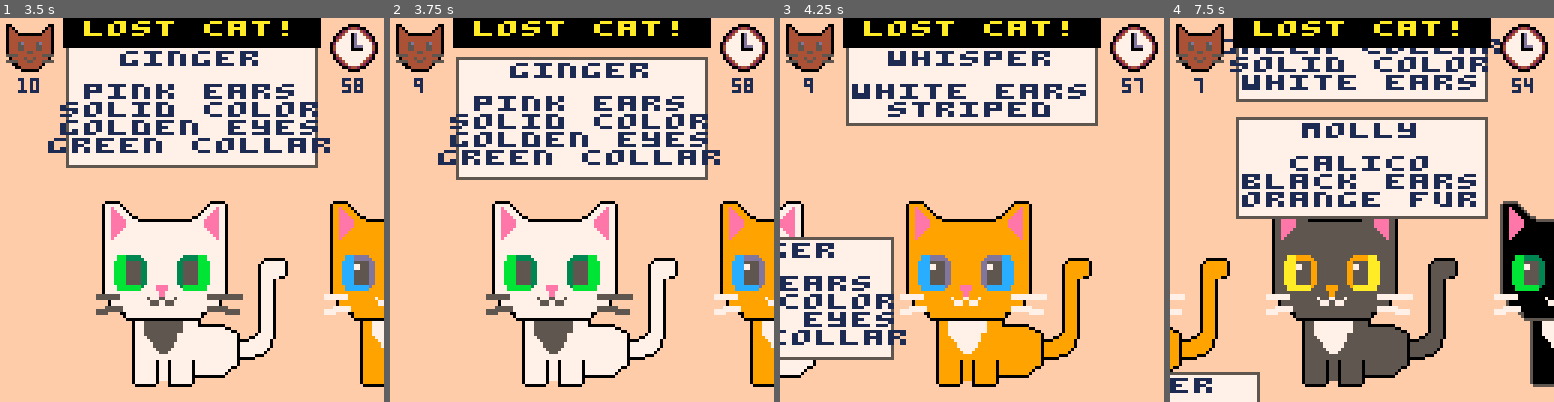
Above: before the commit, frames 1-4 (left to right).
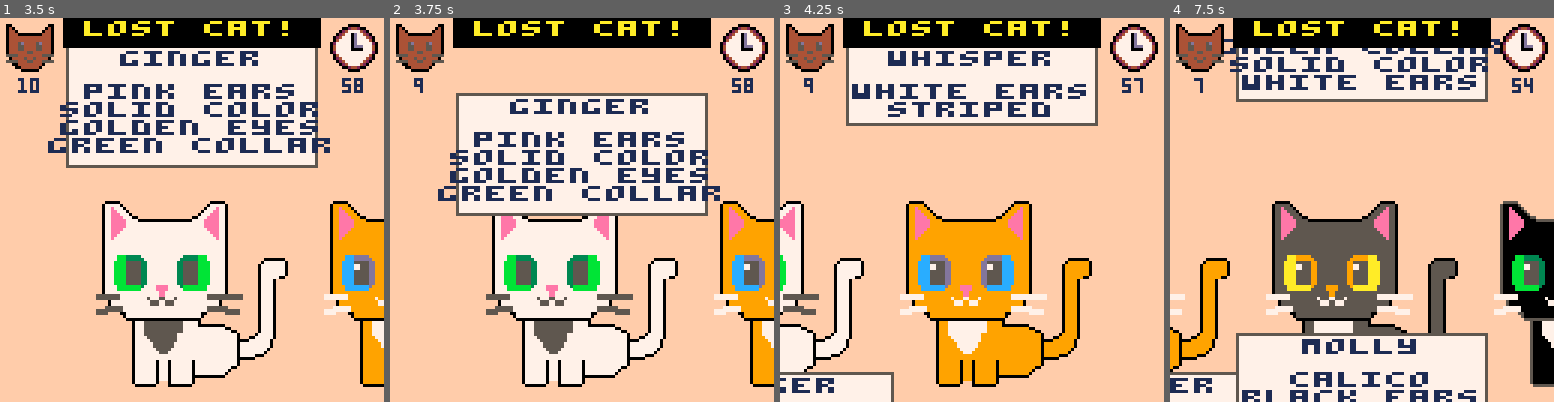
Above: after the commit, the same moments.

Repository: pcal43/pico8-papurrs-please
Game: PICO-8 cartridge pico8-home/carts/lost-cats.p8
The game is run twice, just before and just after one commit, with the same random seed, the same clock (stepped at 60 frames per second) and the same inputs.
Inputs:
- Up to frame 1 (3.5 s): tap X (X key) at 0.33, 1.07, 1.85, 2.97 s; tap O (Z key) at 0.7, 1.7, 2.1, 2.5, 2.9, 3.3 s; hold Right 1.6-2.1 s; hold Right 2.47-3.03 s; hold Left from 3.08 s (still down)
- Up to frame 2 (3.75 s): release Left at 3.58 s; tap O (Z key) at 3.7 s
- Up to frame 3 (4.25 s): hold Right from 4.02 s (still down); tap X (X key) at 4.08 s; tap O (Z key) at 4.1 s
- Up to frame 4 (7.5 s): tap O (Z key) every 0.4 s from 4.5 to 7.3 s; release Right at 4.68 s; hold Left 5.08-5.68 s; tap X (X key) at 5.2, 6.32, 7.43 s; hold Right 6.08-6.58 s; hold Right 6.63-7.13 s

Frame 1 is identical in both runs. In frame 2, 18% of the frame differs, in the area x 12-86%, y 10-52%; in frame 3, 10%; in frame 4, 29%, in the area x 17-83%, y 25-100%.

Commit message:
checkpoint

Diff:
--- a/pico8-home/carts/src/GameScreen.lua
+++ b/pico8-home/carts/src/GameScreen.lua
@@ -189,6 +189,7 @@
                 if selectedCat and not selectedCat.poster and #self.posters > 0 then
                     -- Assign the poster to the cat
                     selectedCat.poster = self.posters[1]
+                    selectedCat.poster.speed = POSTER_FLOAT_SPEED
                     selectedCat.poster.targetY = POSTER_BOT_DISPLAY_POS
 
                     -- Remove the poster from the list
@@ -211,12 +212,15 @@
     function self.update_checking()
         if self.scrollPos == self.targetPos then -- dont do anything yet if we're still scrolling to the next cat
             local cat = self.catList[self.scrollPos]
-            if cat.posterTargetY > POSTER_TOP_DISPLAY_POS then
-                -- the first time we see the it, its poster will be at the bottom.  start moving it up
-                cat.posterTargetY = POSTER_TOP_DISPLAY_POS
-            elseif  cat.posterY <= cat.posterTargetY then
-                -- otherwise, we wait for it to move to the target.  when it gets there...
-                self.targetPos += 1
+            if cat.poster then
+                if cat.poster.targetY > POSTER_TOP_DISPLAY_POS then
+                    -- the first time we see the it, its poster will be at the bottom.  start moving it up
+                    cat.poster.targetY = POSTER_TOP_DISPLAY_POS
+                elseif cat.poster.y <= cat.poster.targetY then
+                    -- otherwise, we wait for it to move to the target.  when it gets there...
+                    self.targetPos += 1
+                end
+            else
             end
         end
     end
--- a/pico8-home/carts/src/Global.lua
+++ b/pico8-home/carts/src/Global.lua
@@ -28,7 +28,8 @@
 POSTER_TOP_DISPLAY_POS = 9
 POSTER_BOT_DISPLAY_POS = 118
 POSTER_NEW_DISPLAY_POS = -30
-POSTER_MOVE_SPEED = 4
+POSTER_PRINT_SPEED = 4
+POSTER_FLOAT_SPEED = 16
 POSTER_WIDTH = 84
 
 TEXT_HEIGHT = 6
--- a/pico8-home/carts/src/Poster.lua
+++ b/pico8-home/carts/src/Poster.lua
@@ -6,16 +6,17 @@
     self.x = SCREEN_WIDTH / 2
     self.y = POSTER_NEW_DISPLAY_POS
     self.targetY = POSTER_TOP_DISPLAY_POS
+    self.speed = POSTER_PRINT_SPEED
 
     function self.update()
         -- adjust y to 'catch up' with targetY
         local diff = self.targetY - self.y
         local dist = abs(diff)
         if dist > 0 then
-            if dist <= POSTER_MOVE_SPEED then
+            if dist <= self.speed then
                 self.y = self.targetY
             else
-                self.y = self.y + sgn(diff) * POSTER_MOVE_SPEED
+                self.y = self.y + sgn(diff) * self.speed
             end
         end
     end
